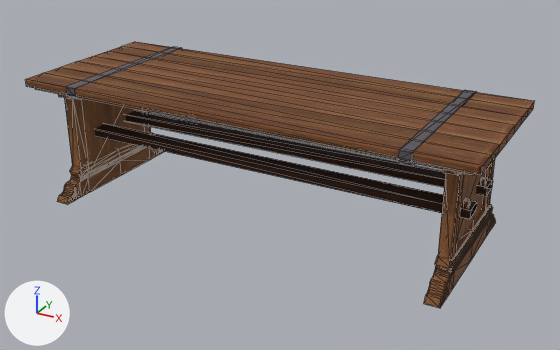
What one commit did to the glTF model game/data/meshes/props/Table_Large.gltf.
Rendered twice from a 50 mm camera at (2.19, -3.85, 2.2) aimed at (0.08, -0.02, 0.28). The axes (+X, +Y, +Z) are drawn at lower left. The lights are the same throughout. The older version comes first. Mesh edges are drawn as thin lines. Vertices at exactly the same position are counted once.

Objects in the first picture: 'Table_Large'.
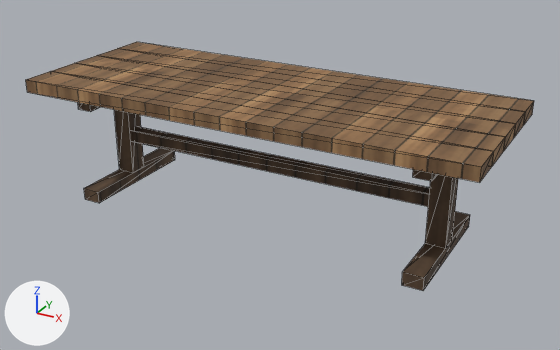
Changed parts and their boxes [x1, y1, x2, y2] in the pictures (560 x 350 px):
'Table_Large', reshaped (6% shorter)
    before: [26, 42, 535, 308]
    after: [26, 42, 534, 291]
part 1 of me_cube_084, added
    after: [52, 63, 505, 166]
part 2 of me_cube_084, added
    after: [76, 56, 516, 150]
part 3 of me_cube_084, added
    after: [97, 49, 525, 137]
part 4 of me_cube_084, added
    after: [118, 42, 534, 124]
part 5 of me_cube_084, added (brown)
    after: [84, 148, 175, 203]
part 6 of me_cube_084, added (brown)
    after: [114, 110, 144, 172]
part 7 of me_cube_084, added (mostly hidden)
    after: [78, 102, 100, 112]
part 8 of me_cube_084, added (brown)
    after: [402, 211, 470, 291]
part 9 of me_cube_084, added (brown)
    after: [425, 174, 458, 248]
part 10 of me_cube_084, added (mostly hidden)
    after: [413, 169, 438, 181]
part 11 of me_cube_084, added
    after: [132, 127, 430, 207]
part 12 of me_cube_084, deleted
    before: [57, 47, 496, 308]
part 13 of me_cube_084, cut back
    before: [26, 42, 535, 175]
    after: [26, 71, 494, 182]

Patch to the scene script:
```diff
--- a/game/data/meshes/props/Table_Large.gltf.py
+++ b/game/data/meshes/props/Table_Large.gltf.py
@@ mat_mi_decor_wood_plank @@
+mat_mi_decor_wood_plank = bpy.data.materials.new('MI_Decor_Wood_Plank')
+# uses the picture img_t_decor_wood_plank_basecolor_png
+# uses the picture img_t_decor_wood_plank_normal_png
+# uses the picture img_t_decor_wood_plank_orm_png
@@ mat_mi_decor_wood_dark @@
+mat_mi_decor_wood_dark = bpy.data.materials.new('MI_Decor_Wood_Dark')
+# uses the picture img_t_decor_wood_dark_basecolor_png
+# uses the picture img_t_decor_wood_dark_normal_png
+# uses the picture img_t_decor_wood_dark_orm_png
@@ me_cube_084 @@
-me_cube_084.from_pydata(...)  # 538 vertices, 986 faces; spans x -1.42..1.42, y -0.55..0.54, z 0.0..0.81
-me_cube_084.materials.append(mat_mi_trim_furniture)
-me_cube_084.materials.append(mat_mi_trim_metal)
+me_cube_084.from_pydata(...)  # 96 vertices, 144 faces; spans x -1.42..1.42, y -0.55..0.54, z 0.0..0.81
+# me_cube_084 part 1: a new loose piece, a box spanning x -1.42..1.42, y -0.331..-0.118, z 0.73..0.81, in mat_mi_decor_wood_plank
+# me_cube_084 part 2: a new loose piece, a box spanning x -1.42..1.42, y -0.112..0.102, z 0.73..0.81, in mat_mi_decor_wood_plank
+# me_cube_084 part 3: a new loose piece, a box spanning x -1.42..1.42, y 0.108..0.321, z 0.73..0.81, in mat_mi_decor_wood_plank
+# me_cube_084 part 4: a new loose piece, a box spanning x -1.42..1.42, y 0.327..0.54, z 0.73..0.81, in mat_mi_decor_wood_plank
+# me_cube_084 part 5: a new loose piece, a box spanning x -1.16..-1.04, y -0.423..0.413, z 0.0..0.08, in mat_mi_decor_wood_dark
+# me_cube_084 part 6: a new loose piece, a box spanning x -1.16..-1.04, y -0.06..0.05, z 0.08..0.73, in mat_mi_decor_wood_dark
+# me_cube_084 part 7: a new loose piece, a box spanning x -1.15..-1.05, y -0.4..0.39, z 0.62..0.73, in mat_mi_decor_wood_dark
+# me_cube_084 part 8: a new loose piece, a box spanning x 1.04..1.16, y -0.423..0.413, z 0.0..0.08, in mat_mi_decor_wood_dark
+# me_cube_084 part 9: a new loose piece, a box spanning x 1.04..1.16, y -0.06..0.05, z 0.08..0.73, in mat_mi_decor_wood_dark
+# me_cube_084 part 10: a new loose piece, a box spanning x 1.05..1.15, y -0.4..0.39, z 0.62..0.73, in mat_mi_decor_wood_dark
+# me_cube_084 part 11: a new loose piece, a box spanning x -1.1..1.1, y -0.045..0.035, z 0.3..0.38, in mat_mi_decor_wood_dark
+# me_cube_084 part 12: 12 loose pieces with 498 vertices, spanning x -1.31..1.31, y -0.55..0.54, z 0.0..0.81, are deleted
+# me_cube_084 part 13
+# 38 vertices are removed from x -1.42..1.42, y -0.55..0.53, z 0.75..0.81
+# 70 faces are deleted
+# 6 vertices are added at (-1.42, -0.55, 0.73), (-1.42, -0.34, 0.73), (-1.42, -0.34, 0.81), (1.42, -0.34, 0.73), (1.42, -0.55, 0.73), (1.42, -0.34, 0.81)
+# 12 new faces join them, mat_mi_decor_wood_plank
+me_cube_084.materials.append(mat_mi_decor_wood_plank)
+me_cube_084.materials.append(mat_mi_decor_wood_dark)
```
